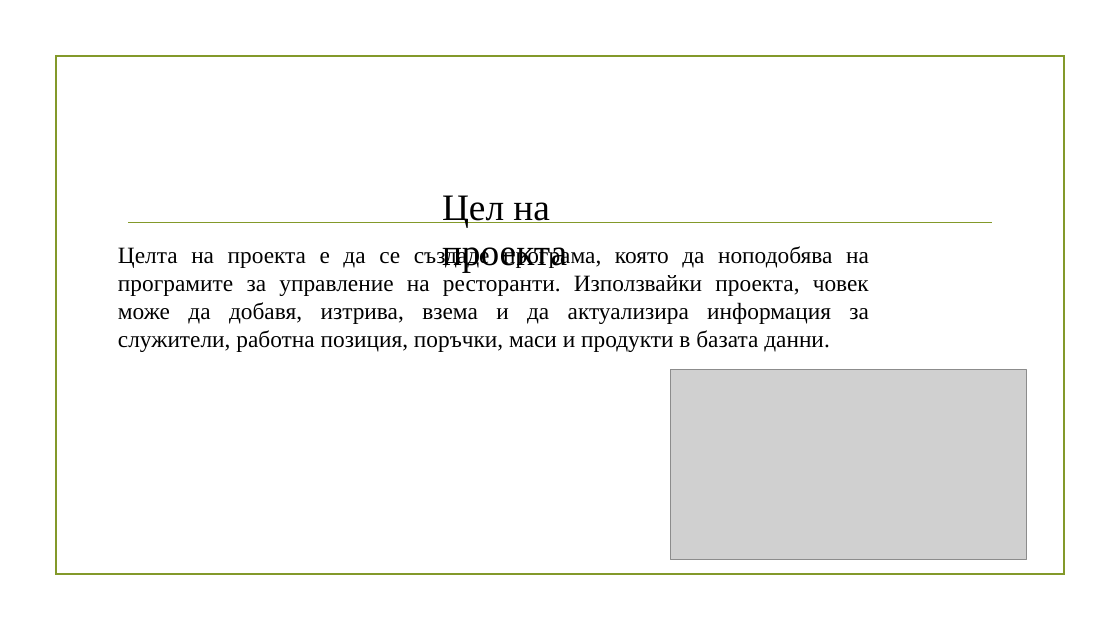
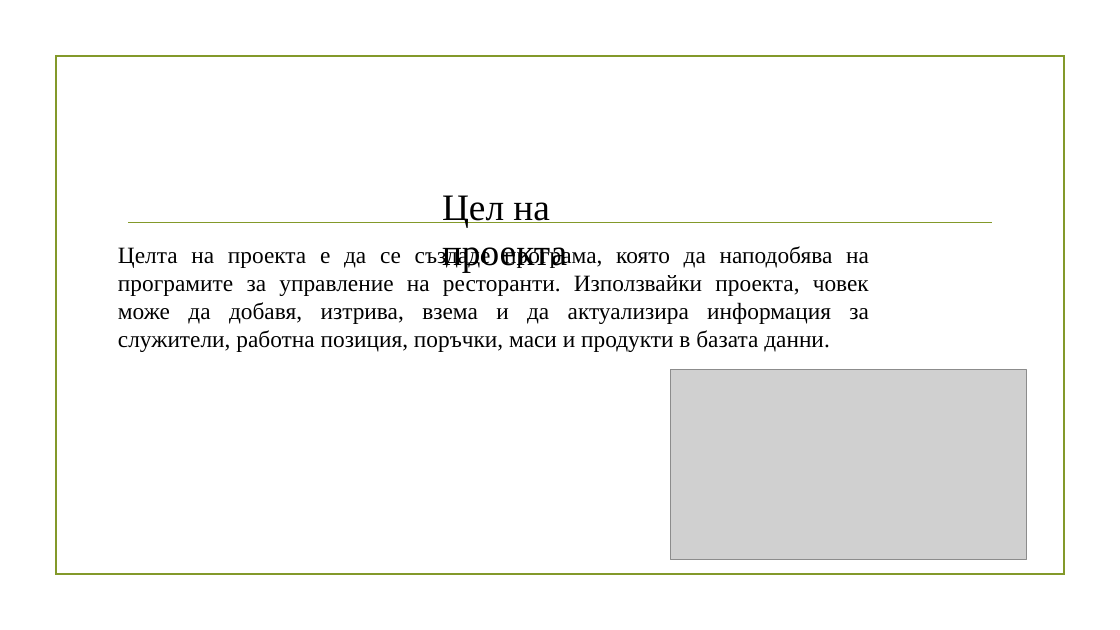
Before and after one commit to AdamS839/RestaurantSystem, a slide deck: slide 2 of Restaurant System.pptx. Drawn at 1120x630 pixels with LibreOffice and Linux fonts; fonts in the diff are those of the drawing; grey boxes stand for pictures; background and template pictures are left out. Boxes give left, top, right and bottom in pixels: in the first picture for what was removed or moved away, otherwise in the second. Text is boxed around its words. In the diff, an @@ line names an element or a change of style, - is before the commit and + after.

```diff
--- a/Restaurant System.pptx
+++ b/Restaurant System.pptx
@@ text at [118, 246, 869, 352]: text changed @@
-Целта на проекта е да се създаде програма, която да ноподобява на програмите за управление на ресторанти. Използвайки проекта, човек може да добавя, изтрива, взема и да актуализира информация за служители, работна позиция, поръчки, маси и продукти в базата данни.
+Целта на проекта е да се създаде програма, която да наподобява на програмите за управление на ресторанти. Използвайки проекта, човек може да добавя, изтрива, взема и да актуализира информация за служители, работна позиция, поръчки, маси и продукти в базата данни.
```
Also in this commit, not shown: 1 other slide changed, 1 other file.
